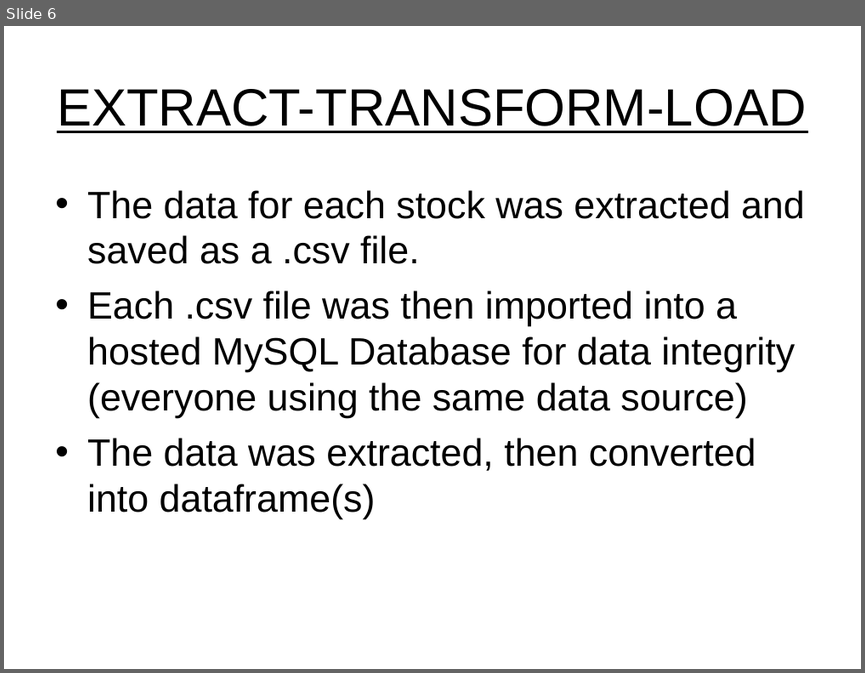
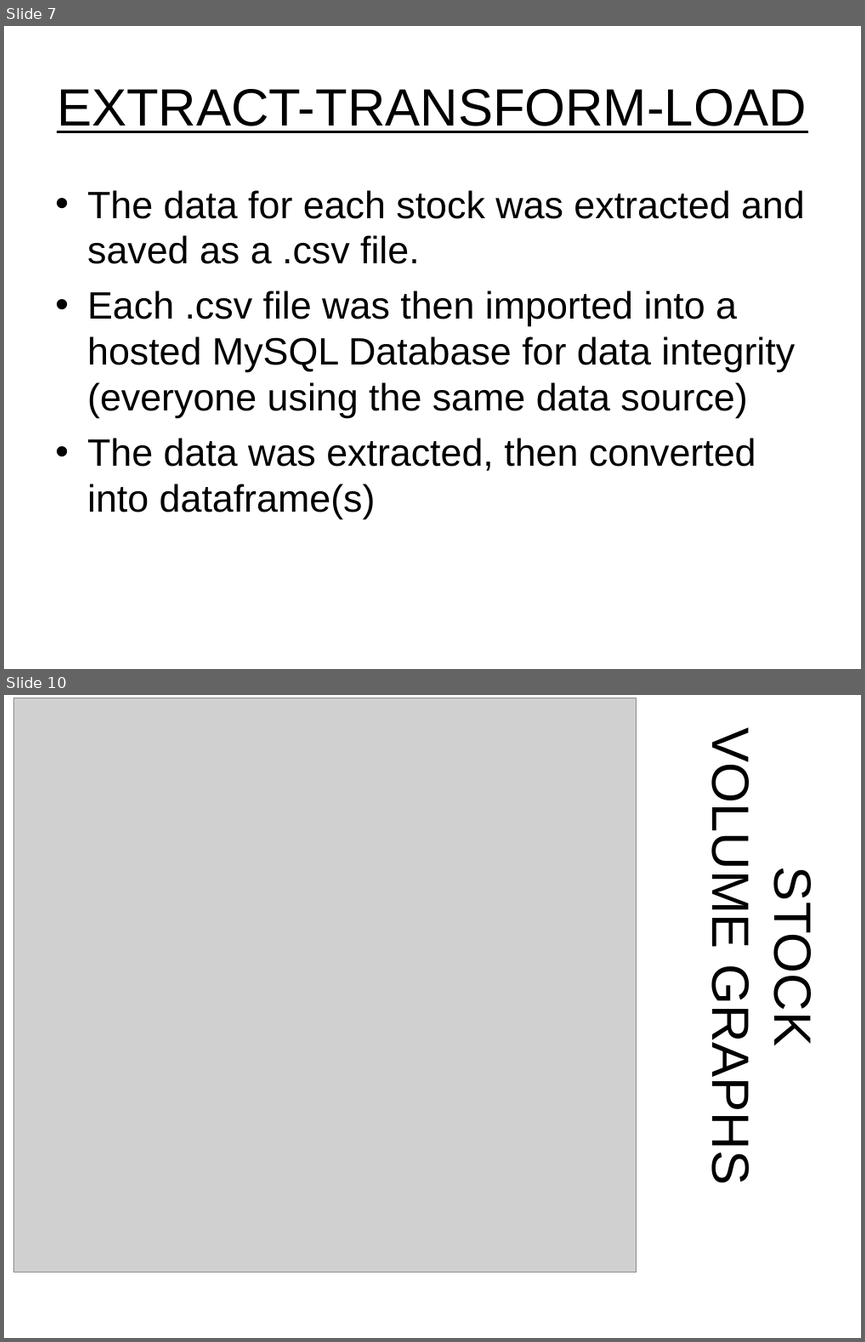
Before and after one commit to dadario10/Data_Modeling_Project, a slide deck: PowerPoint/Project 4 - SM Prediction.ppt. Shown one above the other, each under a label of ours: slide 6 before the commit, slides 7 and 10 after it; the slides between them are not shown. The pictures are 865x673 and 865x1342 pixels, drawn with LibreOffice and Linux fonts; fonts in the diff are those of the drawing; grey boxes stand for pictures; background and template pictures are left out. Boxes give left, top, right and bottom in pixels: in the first picture for what was removed or moved away, otherwise in the second. Text is boxed around its words. In the diff, an @@ line names an element or a change of style, - is before the commit and + after.

```diff
--- a/PowerPoint/Project 4 - SM Prediction.ppt
+++ b/PowerPoint/Project 4 - SM Prediction.ppt
@@ slide 10 added at (x1=4, y1=695, x2=861, y2=1338), background picture (left out) @@
@@ picture added at (x1=14, y1=698, x2=636, y2=1272) @@
@@ title added at (x1=701, y1=750, x2=823, y2=1178), 44 pt, text #000000 @@
+STOCK
+VOLUME GRAPHS
@@ what was slide 6 is now slide 7 @@
```
Also in this commit, not shown: 4 slides changed, 26 other slides added, 2 slides removed.
